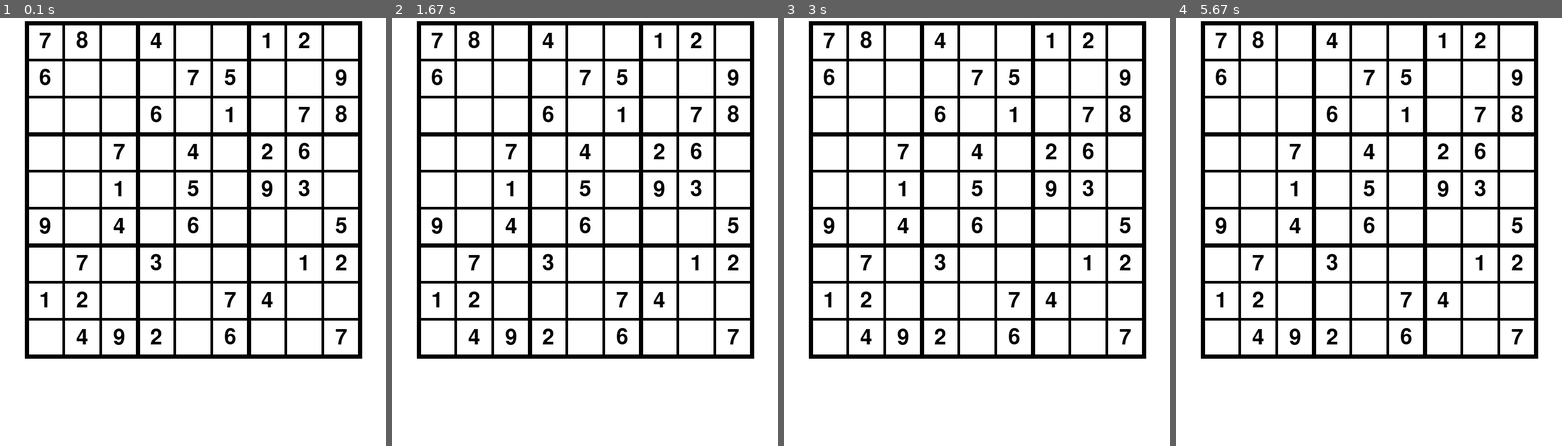
Above: before the commit, frames 1-4 (left to right).
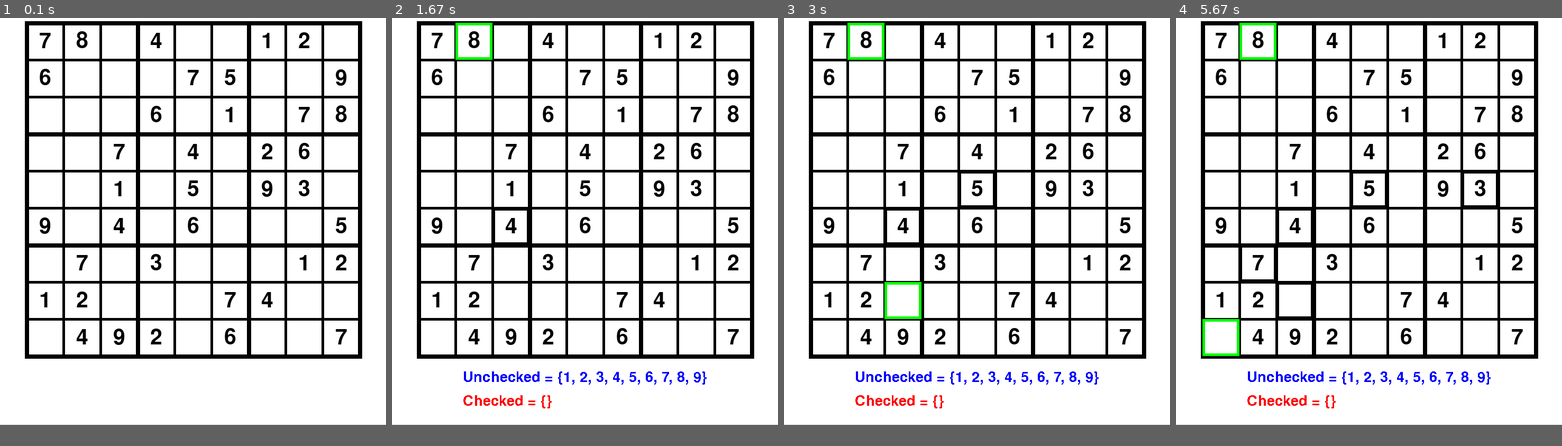
Above: after the commit, the same moments.

Repository: Rocky-Zhenxiang-Fang/Sudoku-Solver
Game: pygame game, started from GUI.py
The game is run twice, just before and just after one commit, with the same random seed, the same clock (stepped at 60 frames per second) and the same inputs.
Inputs (mouse positions are in pixels of both pictures, inside the frame that each line leads up to):
- Up to frame 1 (0.1 s): no input
- Up to frame 2 (1.67 s): press the mouse at (588, 236) at 0.37 s; move the mouse to (538, 223) at 0.47 s; release the mouse at (492, 210) at 0.6 s; press the mouse at (588, 236) at 0.7 s; move the mouse to (534, 137) at 0.8 s; release the mouse at (484, 43) at 0.93 s; move the mouse to (573, 184) at 1.17 s; click (573, 184) at 1.42 s
- Up to frame 3 (3 s): move the mouse to (903, 291) at 1.8 s; click (903, 291) at 2.13 s; move the mouse to (1096, 193) at 2.6 s
- Up to frame 4 (5.67 s): click (1488, 193) at 3 s; move the mouse to (1260, 274) at 3.53 s; click (1260, 274) at 3.97 s; move the mouse to (1222, 326) at 4.53 s; click (1222, 326) at 5 s; move the mouse to (1399, 313) at 5.6 s
In our replay, the window is 730x870 before the commit and 730x830 after it. These sizes can differ from the game's own. Grey fills any space a smaller window leaves; there, only what the larger window draws over its background counts as a difference.

The runs differ from the first frame. In frame 1, only the window size differs. In frame 2, 1.0% of the frame differs, in the area x 16-82%, y 1-92%; in frame 3, 1.3%; in frame 4, 1.6%, in the area x 6-84%, y 1-92%.

Commit message:
Able to display highlighed box and used and unused number

Diff:
--- a/GUI.py
+++ b/GUI.py
@@ -2,17 +2,21 @@
 from Sudoku_GUI import SudokuGUI
 import sys
 
-BOX_LENGTH = 70
+BOX_LENGTH: int = 70
 LINE_THIN = 5
 LINE_THICK = 8
 WINDOW_WIDTH = BOX_LENGTH * 9 + 100
-WINDOW_HEIGHT = WINDOW_WIDTH + 140
+WINDOW_HEIGHT = WINDOW_WIDTH + 100
 WHITE = (255, 255, 255)
 BLACK = (0, 0, 0)
+BLUE = (0, 0, 255)
+RED = (255, 0, 0)
+GREEN = (0, 255, 0)
 
 
 def draw_sudoku(sc, sudo: SudokuGUI):
     font = pygame.font.Font(None, 60)
+    # Draw numbers
     for r in range(9):
         for c in range(9):
             if sudo.origin[r][c] == 0:
@@ -21,6 +25,19 @@
             num_rect = num.get_rect()
             num_rect.center = (50 + BOX_LENGTH * (c + 0.5), BOX_LENGTH * (r + 0.5) + 70)
             sc.blit(num, num_rect)
+
+
+def draw_status(sc, sudo: SudokuGUI, c, r):
+    font = pygame.font.Font(None, 40)
+    unchecked = font.render("Unchecked = " + str(sudo.boxes[r][c].unchecked), False, BLUE)
+    un_rect = unchecked.get_rect()
+    un_rect.center = (WINDOW_WIDTH // 2, WINDOW_HEIGHT - 90)
+    sc.blit(unchecked, un_rect)
+    checked = font.render("Checked = " + str(sudo.boxes[r][c].checked), False, RED)
+    ch_rect = unchecked.get_rect()
+    ch_rect.center = (WINDOW_WIDTH // 2, WINDOW_HEIGHT - 45)
+    sc.blit(checked, ch_rect)
+
 
 def main(board):
     pygame.init()
@@ -35,10 +52,10 @@
     w = 0
     while w < 10:
         if w % 3 == 0:
-            pygame.draw.line(bg, BLACK, (w * BOX_LENGTH + 50, 70), (w * BOX_LENGTH + 50, WINDOW_HEIGHT - 170),
+            pygame.draw.line(bg, BLACK, (w * BOX_LENGTH + 50, 70), (w * BOX_LENGTH + 50, WINDOW_HEIGHT - 130),
                              LINE_THICK)
         else:
-            pygame.draw.line(bg, BLACK, (w * BOX_LENGTH + 50, 70), (w * BOX_LENGTH + 50, WINDOW_HEIGHT - 170),
+            pygame.draw.line(bg, BLACK, (w * BOX_LENGTH + 50, 70), (w * BOX_LENGTH + 50, WINDOW_HEIGHT - 130),
                              LINE_THIN)
         w += 1
 
@@ -52,20 +69,28 @@
                              LINE_THIN)
         h += 1
     screen.blit(bg, (0, 0))
-
     sudoku = SudokuGUI(board)
-
     draw_sudoku(screen, sudoku)
-
-
-
     pygame.display.update()
 
     running = True
+    r, c = None, None
     while running:
         for event in pygame.event.get():
             if event.type == pygame.QUIT:
                 running = False
+            if event.type == pygame.MOUSEBUTTONUP:
+                if r and c:
+                    pygame.draw.rect(bg, BLACK, (50 + c * BOX_LENGTH, 70 + r * BOX_LENGTH, BOX_LENGTH, BOX_LENGTH), LINE_THIN)
+                pos = pygame.mouse.get_pos()
+                c = (pos[0] - 50) // BOX_LENGTH
+                r = (pos[1] - 70) // BOX_LENGTH
+                pygame.draw.rect(bg, GREEN, (50 + c * BOX_LENGTH, 70 + r * BOX_LENGTH, BOX_LENGTH, BOX_LENGTH), LINE_THIN)
+                screen.blit(bg, (0, 0))
+                draw_status(screen, sudoku, c, r)
+                draw_sudoku(screen, sudoku)
+                pygame.display.update()
+
     pygame.quit()
 
 
